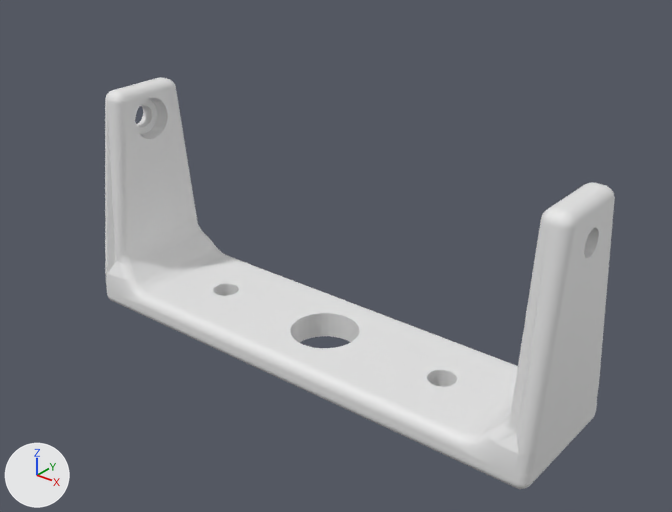
The Blender file model/controller.blend, before and after one commit.
The view is the same before and after, from a camera (50 mm lens) standing at (0.0741, -0.0899, 0.0436) and looking at (0.0022, -0.0001, -0.0121). Arrows for +X, +Y and +Z are at lower left; the lights stay in place.

In view in the first picture: 'main.001'.
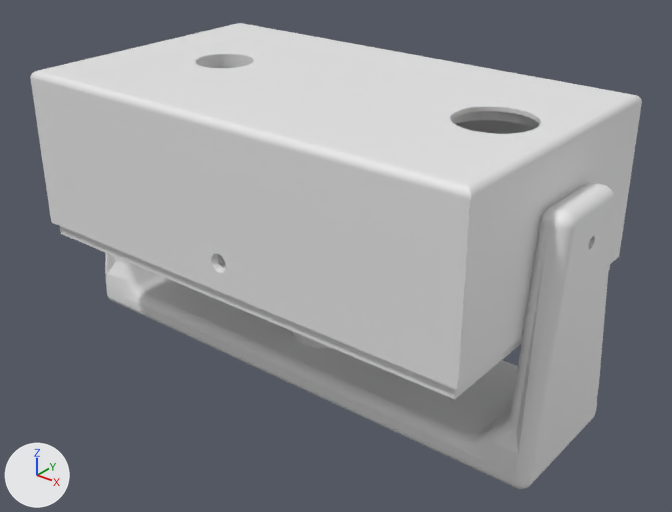
Commit message: shrunk screwhole on mount

ob_main_screw is not drawn itself; it is used by a modifier of ob_main_001.

What changed in the scene script:
```text
Change ob_main:
    remove ob_main.hide_set(True)
Change ob_wallplate:
    remove ob_wallplate.hide_set(True)
Change ob_main_housing_punch:
    remove ob_main_housing_punch.hide_viewport = True
Change ob_main_screw:
    ob_main_screw.scale: (0.00175, 0.00175, 0.005) -> (0.00075, 0.00075, 0.005)
Change ob_mount_wire:
    remove ob_mount_wire.hide_viewport = True
Change ob_mount_screw:
    remove ob_mount_screw.hide_viewport = True
```

Boxes (x1, y1, x2, y2) around the edits, measured in the pictures (672 x 512 px):
'main', shown: after (30, 23, 642, 390)
'main.001', reshaped: before (105, 77, 615, 489); after (105, 183, 615, 489)
'mount.wire', shown: after (290, 321, 346, 348)
'mount.screw', shown: after (213, 289, 446, 387)
'wallplate', shown: after (218, 255, 226, 268)
